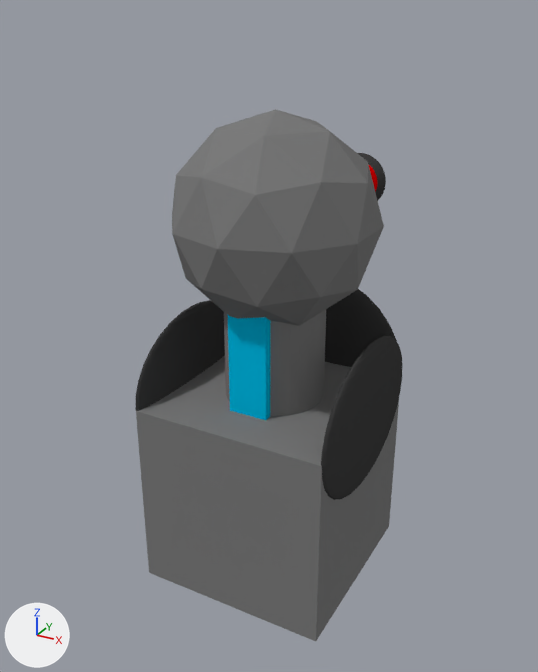
The Blender file PORTIME/Assets/Models/turret.blend, before and after one commit.
Before and after are seen from a 50 mm camera at (2.41, -4.48, 2.7) aimed at (-0.17, 0.21, 0.35). Arrows for +X, +Y and +Z are at lower left; the lights stay in place.

In view in the first picture: 'Base', 'DeactivateButton', 'FrontPanel', 'Icosphere', 'LeftPanel', 'Neck', 'RightPanel'.
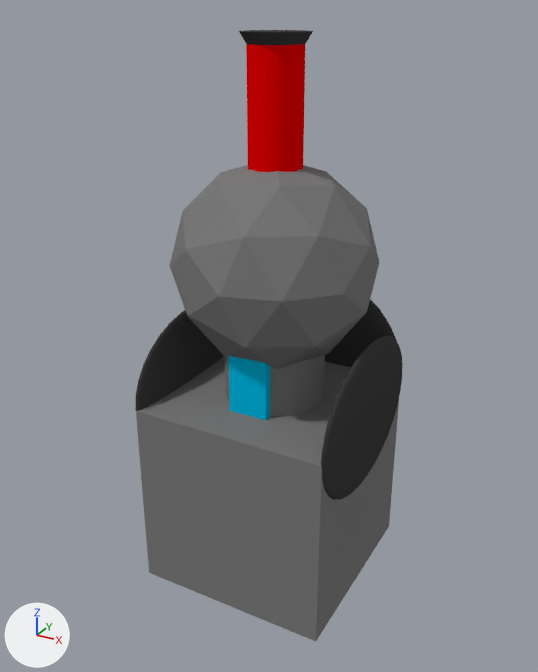
Commit message: Turrets WIP

The change in detail:
Object 'Neck' (ob_neck) moves from (0.0, 0.0, 0.79) to (0.0, 0.0, 0.474).
Object 'Neck' (ob_neck) is rescaled from (0.5, 0.5, 1.0) to (0.5, 0.5, 0.5).
In object 'Icosphere' (ob_icosphere), parent goes from ob_neck to ob_icosphererotator.
Object 'Icosphere' (ob_icosphere) moves from (0.0, 0.0, 1.0) to (0.0, 0.0, 0.0).
Object 'Icosphere' (ob_icosphere) turns from (0, 0, 0) to (90, 0, 0) degrees about x, y and z.
Object 'Icosphere' (ob_icosphere) is rescaled from (2.0, 2.0, 1.0) to (2.0, 2.0, 2.0).
Object 'IcosphereRotator' (ob_icosphererotator) is new.
Its parent is ob_icospheresocket.
Its location is (0.0, 0.0, 0.0).
Object 'IcosphereSocket' (ob_icospheresocket) is new.
Its parent is ob_neck.
Its location is (0.0, 0.0, 1.8).

What differs and where, as boxes (x1, y1, x2, y2) in the pictures (538 x 672 px):
'Icosphere', moved, rescaled, turned: before (172, 109, 384, 325); after (169, 165, 379, 369)
'Barrel', moved, rescaled, turned: before (368, 164, 377, 192); after (246, 44, 305, 172)
'Neck', moved, rescaled (42% shorter): before (224, 310, 326, 416); after (225, 355, 325, 416)
'Cone', moved, rescaled, turned: before (358, 153, 386, 201); after (239, 30, 313, 45)
